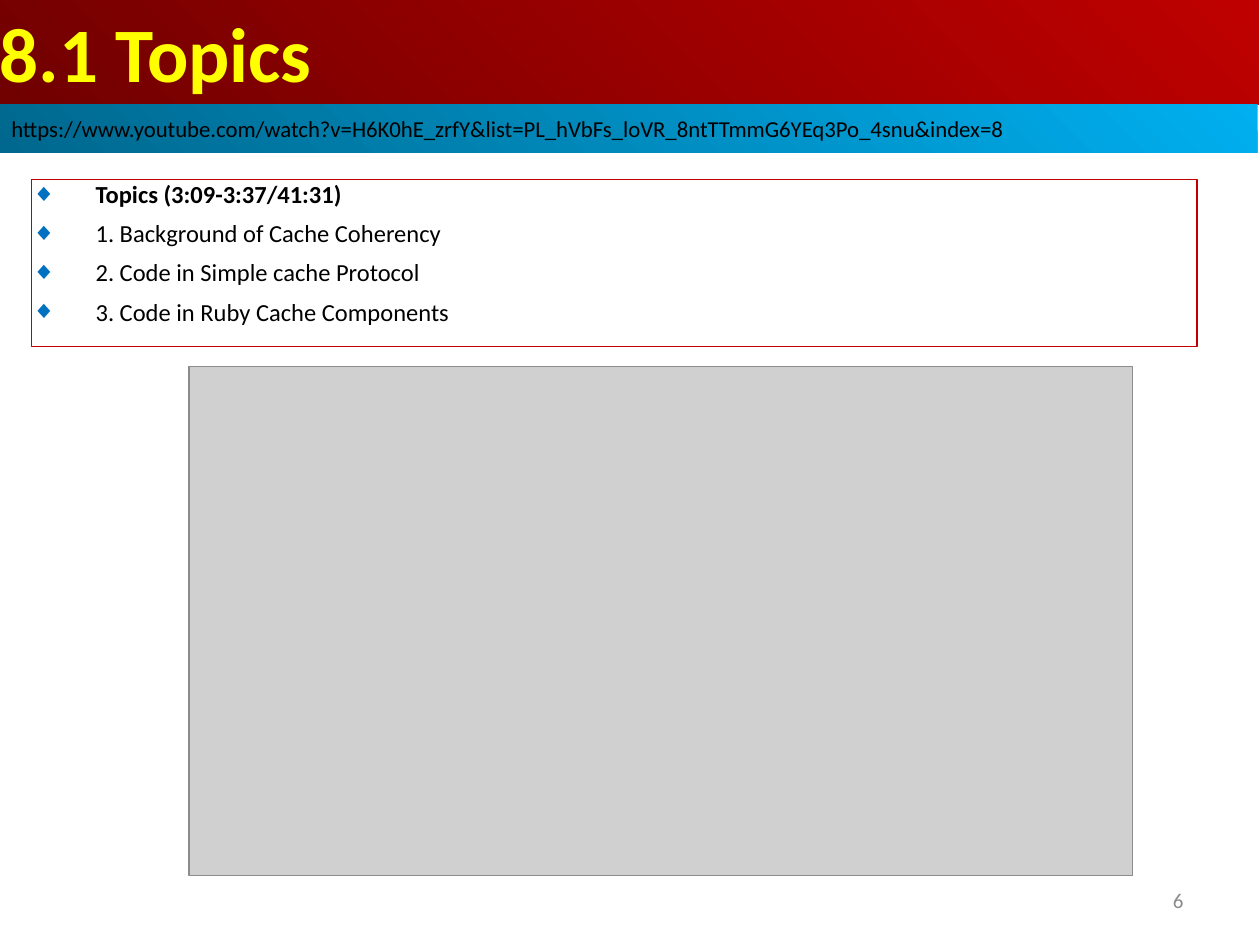
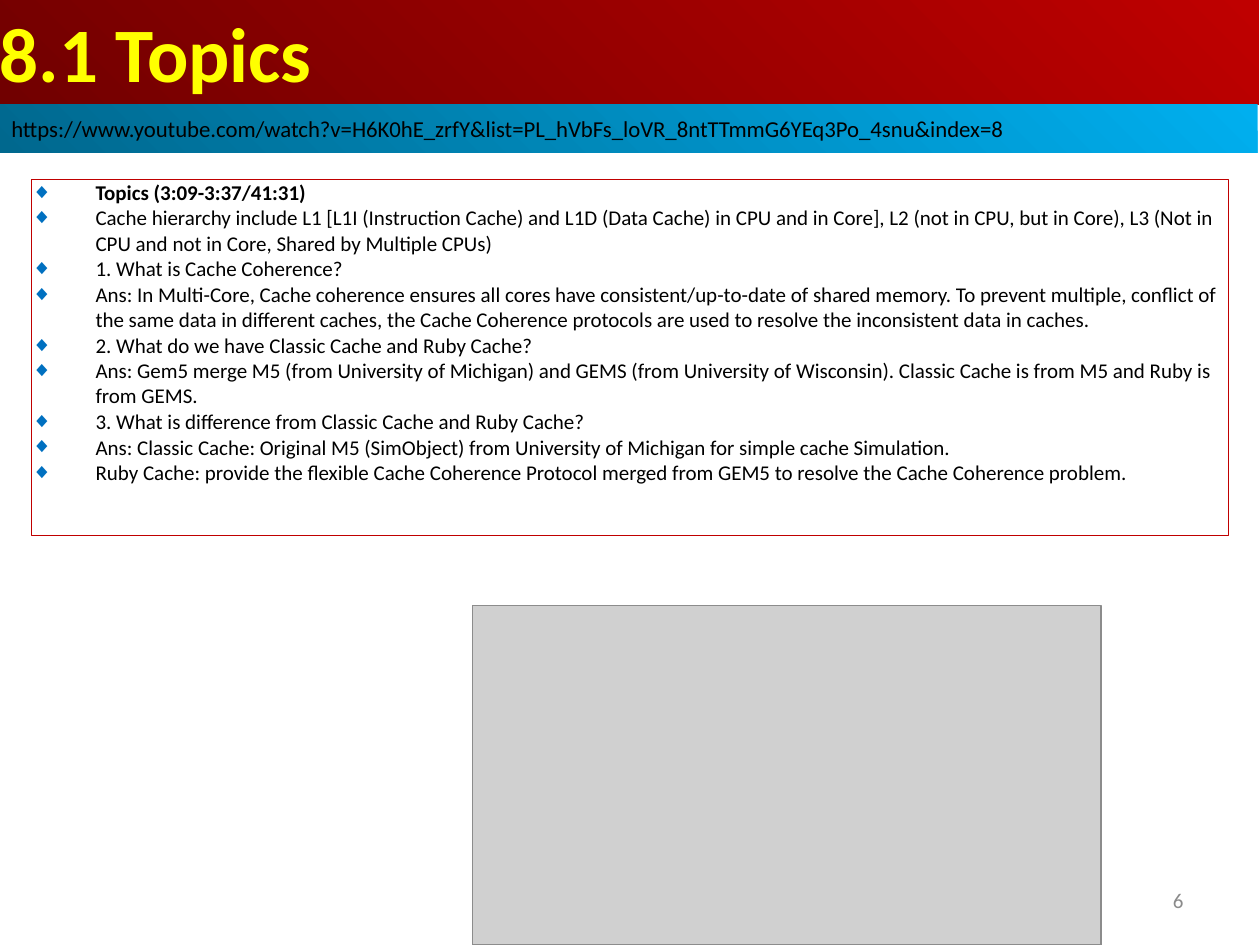
Before and after one commit to peterhchen/AIU_CS850_Gem5_McPAT, a slide deck: slide 6 of 050_Gem5/008.CacheMod/000_Video/008.CacheMod.ppt. Drawn at 1260x945 pixels with LibreOffice and Linux fonts; fonts in the diff are those of the drawing; grey boxes stand for pictures. Boxes give left, top, right and bottom in pixels: in the first picture for what was removed or moved away, otherwise in the second. Text is boxed around its words. In the diff, an @@ line names an element or a change of style, - is before the commit and + after.

```diff
--- a/050_Gem5/008.CacheMod/000_Video/008.CacheMod.ppt
+++ b/050_Gem5/008.CacheMod/000_Video/008.CacheMod.ppt
@@ rectangle "Topics (3:09-3:37/41:31)": place and size @@
-rectangle "Topics (3:09-3:37/41:31)" at [32, 179, 1197, 346]
+rectangle "Topics (3:09-3:37/41:31)" at [32, 179, 1228, 536]
@@ text in rectangle at [96, 184, 306, 204]: size 14 to 12 pt in "Topics (3:09-3:37/41:31)"; less space between paragraphs @@
@@ text in rectangle at [96, 210, 1215, 484]: text changed; size 14 to 12 pt @@
-◆ 1. Background of Cache Coherency
-◆ 2. Code in Simple cache Protocol
-◆ 3. Code in Ruby Cache Components
+◆ Cache hierarchy include L1 [L1I (Instruction Cache) and L1D (Data Cache) in CPU and in Core], L2 (not in CPU, but in Core), L3 (Not in CPU and not in Core, Shared by Multiple CPUs)
+◆ 1. What is Cache Coherence?
+◆ Ans: In Multi-Core, Cache coherence ensures all cores have consistent/up-to-date of shared memory. To prevent multiple, conflict of the same data in different caches, the Cache Coherence protocols are used to resolve the inconsistent data in caches.
+◆ 2. What do we have Classic Cache and Ruby Cache?
+◆ Ans: Gem5 merge M5 (from University of Michigan) and GEMS (from University of Wisconsin). Classic Cache is from M5 and Ruby is from GEMS.
+◆ 3. What is difference from Classic Cache and Ruby Cache?
+◆ Ans: Classic Cache: Original M5 (SimObject) from University of Michigan for simple cache Simulation.
+◆ Ruby Cache: provide the flexible Cache Coherence Protocol merged from GEM5 to resolve the Cache Coherence problem.
@@ picture: place and size @@
-picture at [189, 367, 1133, 876]
+picture at [472, 606, 1101, 945]
```
Also in this commit, not shown: 4 other slides changed, 6 slides added.
